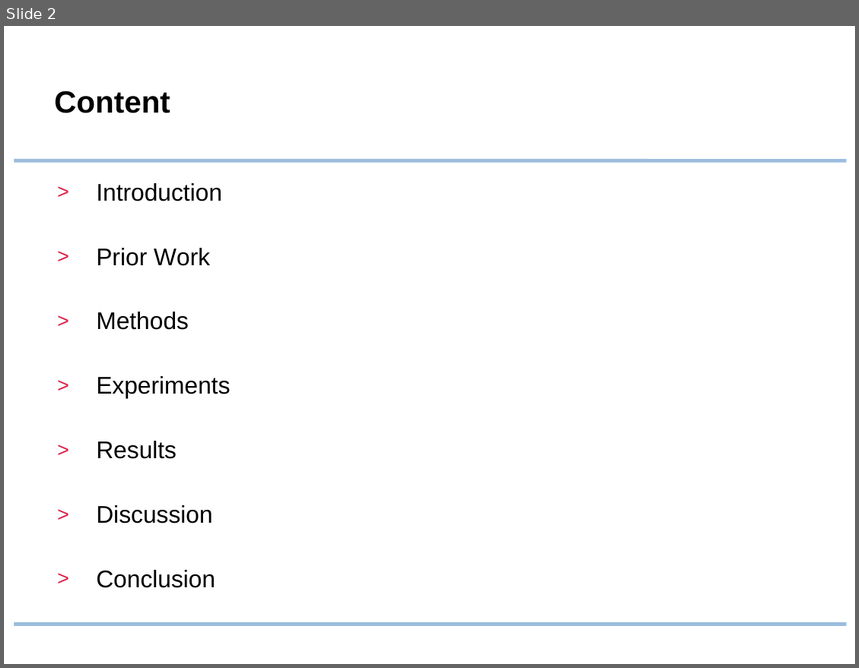
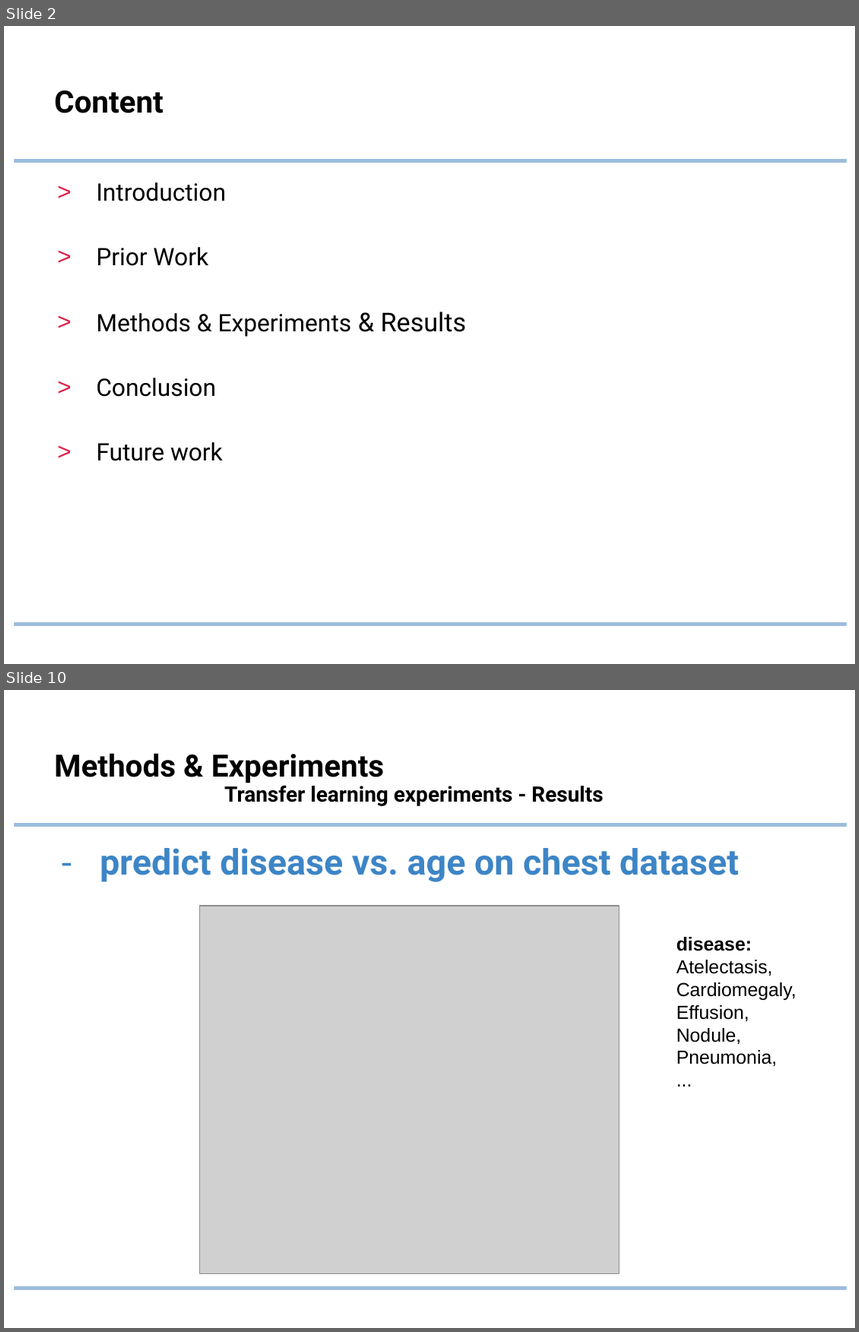
Before and after one commit to lukaszbinden/pediatric-bone-age-prediction, a slide deck: Presentation.pptx. Shown one above the other, each under a label of ours: slide 2 before the commit, slides 2 and 10 after it; the slides between them are not shown. The pictures are 859x668 and 859x1332 pixels, drawn with LibreOffice and Linux fonts; fonts in the diff are those of the drawing; grey boxes stand for pictures; background and template pictures are left out. Boxes give left, top, right and bottom in pixels: in the first picture for what was removed or moved away, otherwise in the second. Text is boxed around its words. In the diff, an @@ line names an element or a change of style, - is before the commit and + after.

```diff
--- a/Presentation.pptx
+++ b/Presentation.pptx
@@ slide 10 added at box(4, 690, 855, 1328), background #FFFFFF; not listed: 2 template elements that a slide beside it also shows @@
@@ title added at box(54, 753, 603, 806), 18 pt, text #000000, bold @@
+Methods & Experiments
+Transfer learning experiments - Results
@@ text added at box(100, 848, 739, 882), 30 pt, text #3D85C6, bold @@
+– predict disease vs. age on chest dataset
@@ picture added at box(200, 906, 620, 1274) @@
@@ text added at box(677, 937, 797, 1067), 16 pt, text #000000 @@
+disease:
+Atelectasis, Cardiomegaly, Effusion,
+Nodule,
+Pneumonia,
+...
@@ slide 2 changed as well @@
@@ title "Content" at box(54, 91, 164, 113): font Arial to Roboto @@
@@ text at box(96, 183, 226, 397): font Arial to Roboto in "Introduction", "Prior Work", "Conclusion"; less space between paragraphs @@
@@ text at box(96, 312, 467, 337): text changed; font Arial to Roboto @@
-> Methods
-> Experiments
-> Results
-> Discussion
+> Methods & Experiments & Results
@@ text at box(96, 442, 223, 461): paragraph added @@
+> Future work
```
Also in this commit, not shown: 1 other slide changed, 19 other slides added, 8 slides removed.
